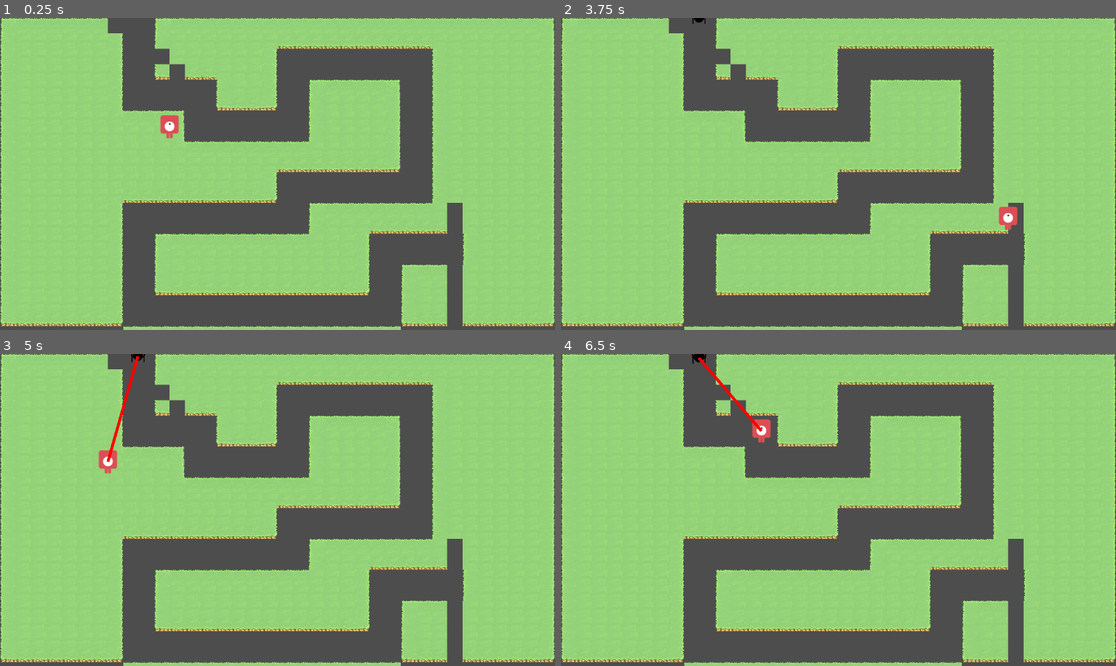
Above: before the commit, frames 1-4 (two rows, left to right).
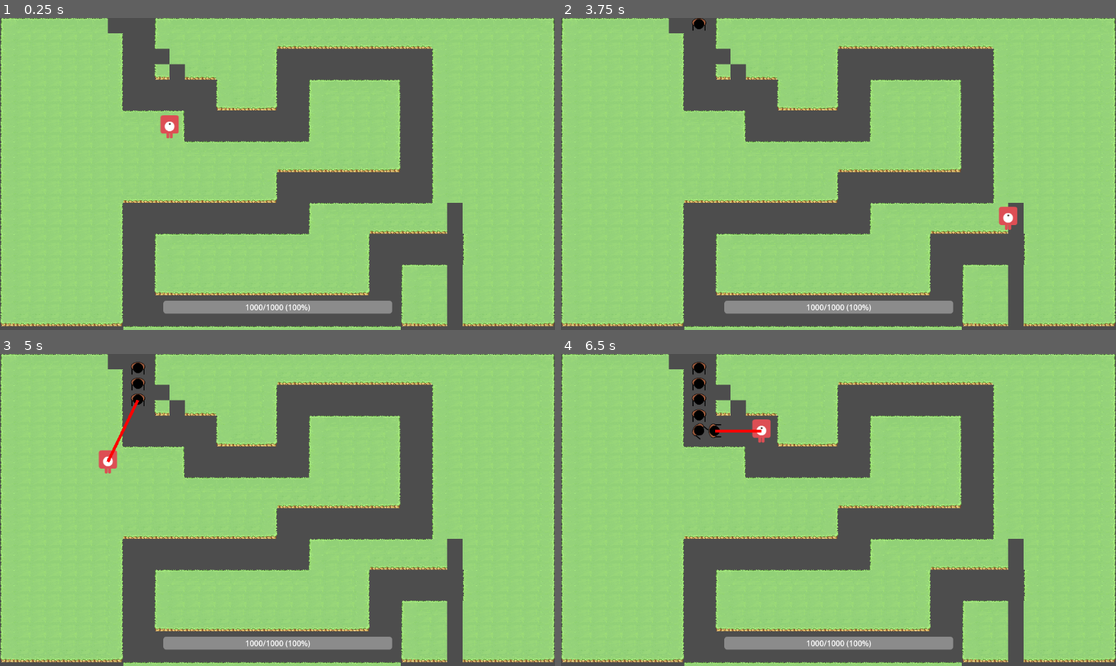
Above: after the commit, the same moments.

Repository: jakkrapan-art/holo.ve
Game: Godot game, scene res://scenes/dev_scene.tscn
Same seed, same stepped clock (60 frames per second), same inputs: the game is played once before the commit and once after it. The project has no main scene, so this scene is started directly.
Inputs (mouse positions are in pixels of both pictures, inside the frame that each line leads up to):
- Up to frame 1 (0.25 s): no input
- Up to frame 2 (3.75 s): tap Enter at 0.5, 2, 3.5 s; move the mouse to (960, 158) at 0.52 s; tap Space at 0.77, 1.25, 1.52, 2.75, 3.02 s; move the mouse to (727, 189) at 1.27 s; move the mouse to (894, 105) at 2.02 s; move the mouse to (810, 236) at 2.77 s; move the mouse to (1005, 220) at 3.52 s
- Up to frame 3 (5 s): tap Space at 3.77, 4.52 s; move the mouse to (111, 463) at 4.27 s
- Up to frame 4 (6.5 s): move the mouse to (866, 510) at 5.02 s; move the mouse to (755, 432) at 5.77 s; tap Space at 6.02 s

The runs differ from the first frame. In frame 1, 1.7% of the frame differs, in the area x 29-71%, y 90-95%; in frame 2, 1.8%; in frame 3, 2.3%; in frame 4, 2.5%, in the area x 23-71%, y 0-95%.

Commit message:
add player and player health system

Diff:
--- a/resources/database/map/forest01.tres
+++ b/resources/database/map/forest01.tres
@@ -7,11 +7,11 @@
 [sub_resource type="Resource" id="Resource_gdw2l"]
 script = ExtResource("2_j4v0f")
 texture = "slime "
-health = 45
+health = 100
 def = 1.0
 mDef = 1.0
-moveSpeed = 20.0
-count = 20
+moveSpeed = 1.0
+count = 40
 
 [sub_resource type="Resource" id="Resource_p1p1u"]
 script = ExtResource("3_5j2nv")
--- a/resources/player/player.tscn
+++ b/resources/player/player.tscn
@@ -1,103 +1,8 @@
-[gd_scene load_steps=17 format=3 uid="uid://d0erfm3fq5foa"]
+[gd_scene load_steps=3 format=3 uid="uid://ds61ramnlbso3"]
 
-[ext_resource type="Script" path="res://scripts/entity/player/player.gd" id="1_xg5vq"]
-[ext_resource type="Texture2D" uid="uid://bgdf2gkm74hox" path="res://resources/player/playerRed_walk1.png" id="2_elebk"]
-[ext_resource type="Resource" uid="uid://c7qyewpayim0s" path="res://resources/player/player_stats.tres" id="2_u11jw"]
-[ext_resource type="Texture2D" uid="uid://bxd2aatydxi5k" path="res://resources/player/playerRed_up1.png" id="3_s8mgj"]
-[ext_resource type="Texture2D" uid="uid://b0m2r5iovu6y4" path="res://resources/player/playerRed_up2.png" id="4_hk5q7"]
-[ext_resource type="Texture2D" uid="uid://blbspye1ua1xp" path="res://resources/player/playerRed_walk2.png" id="5_8nkwt"]
-[ext_resource type="Script" path="res://scripts/skill/skill_controller.gd" id="6_qgv53"]
-[ext_resource type="Resource" uid="uid://e8s3ar3ja5hb" path="res://resources/skills/slash.tres" id="7_corsd"]
-[ext_resource type="Script" path="res://scripts/entity/health_controller.gd" id="8_a1yjq"]
-[ext_resource type="Script" path="res://scripts/enemy_detector.gd" id="10_sssv3"]
-[ext_resource type="Script" path="res://scripts/entity/attack_controller.gd" id="11_omp2f"]
-[ext_resource type="Script" path="res://scripts/combat/projectile_spawner.gd" id="12_d5uk5"]
-[ext_resource type="PackedScene" uid="uid://bm6ibfiqh7uvc" path="res://resources/combat/bullets/bullet.tscn" id="13_x0v5c"]
+[ext_resource type="Script" path="res://scripts/player/player.gd" id="1_yiw65"]
+[ext_resource type="PackedScene" uid="uid://h34edgefwfm6" path="res://resources/ui_component/player_ui.tscn" id="2_1gana"]
 
-[sub_resource type="SpriteFrames" id="SpriteFrames_aqb6s"]
-animations = [{
-"frames": [{
-"duration": 1.0,
-"texture": ExtResource("2_elebk")
-}],
-"loop": true,
-"name": &"idle",
-"speed": 3.0
-}, {
-"frames": [{
-"duration": 1.0,
-"texture": ExtResource("3_s8mgj")
-}, {
-"duration": 1.0,
-"texture": ExtResource("4_hk5q7")
-}],
-"loop": true,
-"name": &"run",
-"speed": 5.0
-}, {
-"frames": [{
-"duration": 1.0,
-"texture": ExtResource("5_8nkwt")
-}, {
-"duration": 1.0,
-"texture": ExtResource("2_elebk")
-}],
-"loop": true,
-"name": &"walk",
-"speed": 5.0
-}]
-
-[sub_resource type="CapsuleShape2D" id="CapsuleShape2D_8ouhl"]
-radius = 4.0
-height = 26.0
-
-[sub_resource type="CircleShape2D" id="CircleShape2D_m0flo"]
-
-[node name="player" type="Area2D"]
-script = ExtResource("1_xg5vq")
-moveSpeed = 200.0
-runSpeedMultiplier = 1.5
-dashSpeedMultiplier = 2.2
-stats = ExtResource("2_u11jw")
-metadata/_edit_group_ = true
-
-[node name="AnimatedSprite2D" type="AnimatedSprite2D" parent="."]
-sprite_frames = SubResource("SpriteFrames_aqb6s")
-animation = &"walk"
-
-[node name="CollisionShape2D" type="CollisionShape2D" parent="."]
-position = Vector2(0, 22.6)
-rotation = 1.5708
-shape = SubResource("CapsuleShape2D_8ouhl")
-one_way_collision_margin = 0.0
-
-[node name="DashTimer" type="Timer" parent="."]
-wait_time = 0.05
-one_shot = true
-
-[node name="SkillController" type="Node" parent="."]
-script = ExtResource("6_qgv53")
-skillList = Array[Resource]([ExtResource("7_corsd")])
-
-[node name="HealthController" type="Node" parent="."]
-script = ExtResource("8_a1yjq")
-
-[node name="EnemyDetector" type="Area2D" parent="." groups=["player"]]
-script = ExtResource("10_sssv3")
-radius = 5.0
-
-[node name="CollisionShape2D" type="CollisionShape2D" parent="EnemyDetector"]
-scale = Vector2(5, 5)
-shape = SubResource("CircleShape2D_m0flo")
-
-[node name="AttackController" type="Node" parent="."]
-script = ExtResource("11_omp2f")
-
-[node name="AttackDelayTimer" type="Timer" parent="AttackController"]
-one_shot = true
-
-[node name="Gun" type="Node2D" parent="."]
-script = ExtResource("12_d5uk5")
-projectile = ExtResource("13_x0v5c")
-
-[connection signal="timeout" from="DashTimer" to="." method="_on_dash_timer_timeout"]
+[node name="Player" type="Node2D"]
+script = ExtResource("1_yiw65")
+uiTemplate = ExtResource("2_1gana")
--- /dev/null
+++ b/resources/ui_component/health_bar.tscn
@@ -0,0 +1,21 @@
+[gd_scene load_steps=2 format=3 uid="uid://hce4qt2n48c0"]
+
+[ext_resource type="Script" path="res://scripts/ui/health_bar.gd" id="1_o1o2h"]
+
+[node name="HealthBar" type="ProgressBar" node_paths=PackedStringArray("hpText")]
+offset_right = 475.0
+offset_bottom = 27.0
+show_percentage = false
+script = ExtResource("1_o1o2h")
+hpText = NodePath("HpText")
+
+[node name="HpText" type="Label" parent="."]
+layout_mode = 1
+anchors_preset = 15
+anchor_right = 1.0
+anchor_bottom = 1.0
+grow_horizontal = 2
+grow_vertical = 2
+text = "100/100 (100%)"
+horizontal_alignment = 1
+vertical_alignment = 1
--- /dev/null
+++ b/resources/ui_component/player_ui.tscn
@@ -0,0 +1,28 @@
+[gd_scene load_steps=3 format=3 uid="uid://h34edgefwfm6"]
+
+[ext_resource type="Script" path="res://scripts/player/player_ui.gd" id="1_xbumr"]
+[ext_resource type="PackedScene" uid="uid://hce4qt2n48c0" path="res://resources/ui_component/health_bar.tscn" id="2_yldmt"]
+
+[node name="PlayerUI" type="Control" node_paths=PackedStringArray("healthBar")]
+layout_mode = 3
+anchors_preset = 15
+anchor_right = 1.0
+anchor_bottom = 1.0
+grow_horizontal = 2
+grow_vertical = 2
+script = ExtResource("1_xbumr")
+healthBar = NodePath("HealthBar")
+
+[node name="HealthBar" parent="." instance=ExtResource("2_yldmt")]
+layout_mode = 1
+anchors_preset = -1
+anchor_left = 0.5
+anchor_top = 1.0
+anchor_right = 0.5
+anchor_bottom = 1.0
+offset_left = -237.5
+offset_top = -61.0
+offset_right = 237.5
+offset_bottom = -34.0
+grow_horizontal = 2
+grow_vertical = 0
--- a/scenes/dev_scene.tscn
+++ b/scenes/dev_scene.tscn
@@ -7,6 +7,7 @@
 [ext_resource type="Script" path="res://scripts/entity/enemy/enemy_factory.gd" id="5_o6btn"]
 [ext_resource type="PackedScene" uid="uid://d5g7c6yxmrv4" path="res://resources/tower/tower.tscn" id="6_3t1m6"]
 [ext_resource type="PackedScene" uid="uid://cs2xxi3vk21js" path="res://resources/enemy/enemy_base.tscn" id="6_qvxbv"]
+[ext_resource type="PackedScene" uid="uid://ds61ramnlbso3" path="res://resources/player/player.tscn" id="8_7lq66"]
 
 [node name="DevScene" type="Node2D"]
 script = ExtResource("1_g4ay3")
@@ -24,3 +25,6 @@
 
 [node name="tower" parent="." instance=ExtResource("6_3t1m6")]
 position = Vector2(352, 226)
+
+[node name="Player" parent="." instance=ExtResource("8_7lq66")]
+position = Vector2(78.2871, 18.3039)
--- a/scripts/map/enemy_wave/wave_controller.gd
+++ b/scripts/map/enemy_wave/wave_controller.gd
@@ -22,11 +22,14 @@
 var enemyAliveCount: int = 0;
 var isSpawnAllEnemy: bool = false;
 
+var onEnemyReachEndPoint: Callable;
+
 func _ready():
 	spawnParent = map.enemyParent
 
-func setup(waveDatas: Array[WaveData]):
+func setup(waveDatas: Array[WaveData], onEnemyReachEndpoint: Callable):
 	self.waveDatas = waveDatas;
+	self.onEnemyReachEndPoint = onEnemyReachEndpoint;
 	enemyTextures = SpriteLoader.getSpriteGroup("enemy");
 
 func start():
@@ -73,6 +76,7 @@
 		isSpawnAllEnemy = true
 
 	Utility.ConnectSignal(enemy, "onReachEndPoint", Callable(self, "reduceEnemyCount"));
+	Utility.ConnectSignal(enemy, "onReachEndPoint", Callable(self, "enemyReachEndPoint").bind(enemy));
 	Utility.ConnectSignal(enemy, "onDead", Callable(self, "reduceEnemyCount"));
 
 func createEnemyObject(type: Enemy.EnemyType):
@@ -82,6 +86,10 @@
 	var instance = enemyFactory.getEnemy(type);
 	spawnParent.add_child(instance)
 	return instance
+
+func enemyReachEndPoint(enemy: Enemy):
+	onEnemyReachEndPoint.call(5);
+	pass
 
 func checkEndWave():
 	if(!isSpawnAllEnemy || enemyAliveCount > 0):
--- /dev/null
+++ b/scripts/player/player.gd
@@ -0,0 +1,32 @@
+extends Node2D
+class_name Player
+
+var maxHp: int;
+var currentHp: int;
+
+var ui: PlayerUI;
+@export var uiTemplate: PackedScene;
+
+func _ready():
+	setup(1000);
+
+func setup(hp: int):
+	currentHp = hp;
+	maxHp = hp;
+
+	createUI();
+
+func createUI():
+	if(!uiTemplate.can_instantiate()):
+		return;
+
+	var uiCanvas = CanvasLayer.new();
+	add_child(uiCanvas);
+
+	ui = uiTemplate.instantiate() as PlayerUI
+	uiCanvas.add_child(ui);
+	ui.setup(maxHp);
+
+func updateHp(updateAmount: int):
+	currentHp += updateAmount;
+	ui.updateBar(currentHp);
--- /dev/null
+++ b/scripts/player/player_skill_controller.gd
@@ -0,0 +1,11 @@
+extends Node
+
+
+# Called when the node enters the scene tree for the first time.
+func _ready():
+	pass # Replace with function body.
+
+
+# Called every frame. 'delta' is the elapsed time since the previous frame.
+func _process(delta):
+	pass
--- /dev/null
+++ b/scripts/player/player_ui.gd
@@ -0,0 +1,11 @@
+extends Control
+class_name PlayerUI
+
+@export var healthBar: HealthBar;
+
+func setup(hp: int):
+	scale = get_screen_transform().get_scale();
+	healthBar.setup(hp);
+
+func updateBar(currentHealth: float):
+	healthBar.updateValue(currentHealth);
--- a/scripts/scene/game_scene.gd
+++ b/scripts/scene/game_scene.gd
@@ -2,11 +2,15 @@
 class_name GameScene;
 
 @onready var waveController: WaveController = $WaveController;
+@onready var player: Player = $Player
 @export var map: MapData = null;
 
 func _ready():
 	SpriteLoader.preloadImage("enemy", "res://resources/enemy");
 	if (waveController != null):
-		waveController.setup(map.waves);
+		waveController.setup(map.waves, Callable(self, "reducePlayerHp"));
 		waveController.start();
 	pass
+
+func reducePlayerHp(amount: int):
+	player.updateHp(-amount);
--- /dev/null
+++ b/scripts/ui/health_bar.gd
@@ -0,0 +1,17 @@
+extends ProgressBar
+class_name  HealthBar
+
+@export var hpText: Label;
+
+func setup(maxValue: float, showText: bool = true):
+	max_value = maxValue;
+	value = maxValue;
+	hpText.visible = showText;
+	updateText();
+
+func updateValue(currentValue: float):
+	value = currentValue;
+	updateText()
+
+func updateText():
+	hpText.text =  String.num(value) + "/" + String.num(max_value) + " (" + String.num(value / max_value * 100) + "%)";
Not shown: 1 places in scenes/dev_scene.tscn that only renumber resources
